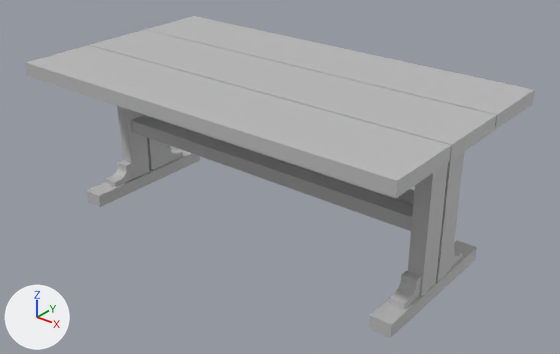
Before and after pictures for a commit that changed the FBX model Assets/Assets3D/ENV/Props non organiche/SM Table.fbx.
Camera for both pictures: a 50 mm lens placed at (1.45, -3.56, 2.29), pointed at (-1.03, -0.45, 0.37). Every picture has the same lights, and +X, +Y and +Z are marked at lower left. Where no turn or scale is listed for an object, it has been applied to the vertices.

In view in the first picture: 'SM_Table'.
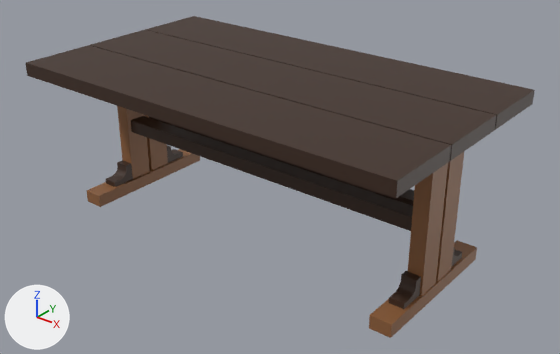
What differs and where, as boxes (x1, y1, x2, y2) in the pictures (560 x 354 px):
part 1 of me_mesh, recoloured (grey to brown): (26, 16, 535, 338) in both
part 2 of me_mesh, recoloured (grey to brown): (117, 106, 464, 296) in both

The change, as a diff of the scene's bpy script:
```diff
--- a/Assets/Assets3D/ENV/Props non organiche/SM Table.fbx.py
+++ b/Assets/Assets3D/ENV/Props non organiche/SM Table.fbx.py
@@ img_palette_tga @@
+img_palette_tga = load_image('Palette.tga', '../../../Materials/immagini/Palette.tga', 1024, 1024, 'sRGB')
@@ mat_mat_palette @@
+mat_mat_palette = principled_material('MAT_Palette')
+mat_mat_palette.texture = img_palette_tga
@@ me_mesh @@
 # used by ob_sm_table; location = (0.0, 0.0, 0.0)
-me_mesh.from_pydata(...)  # 564 vertices, 802 faces; spans x -2.34..0.1, y -1.13..0.23, z 0.0..0.95
+me_mesh.from_pydata(...)  # 264 vertices, 336 faces; spans x -2.34..0.1, y -1.13..0.23, z 0.0..0.95
+# me_mesh part 1: 318 faces spanning x -2.34..0.1, y -1.13..0.23, z 0.0..0.95 switch from mat_lambert7 (grey #bcbcbc) to mat_mat_palette (picture img_palette_tga)
+# me_mesh part 2: 16 faces spanning x -2.22..-0.01, y -0.61..-0.29, z 0.08..0.84 switch from mat_lambert8 (grey #bcbcbc) to mat_mat_palette (picture img_palette_tga)
```
